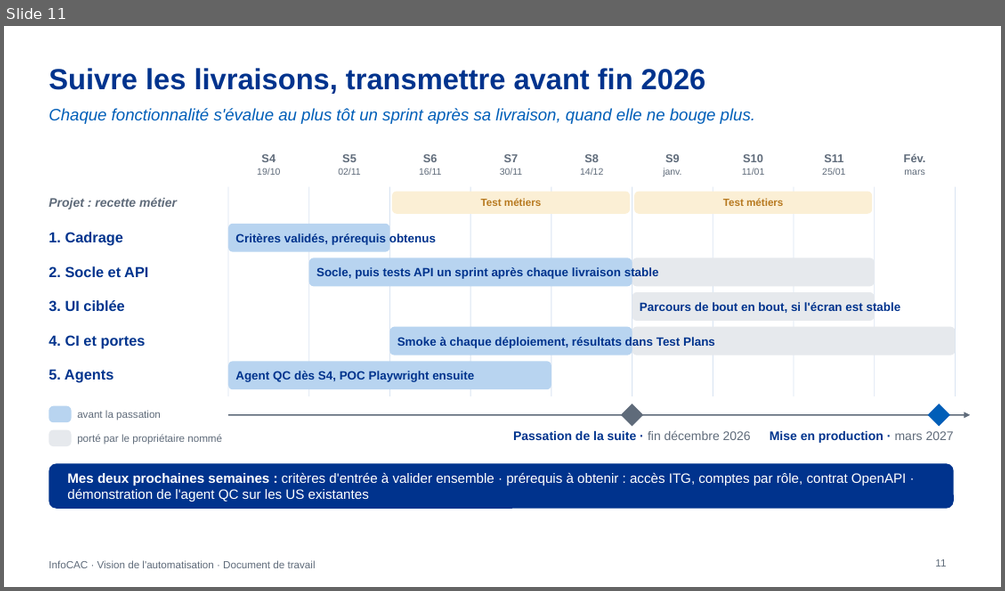
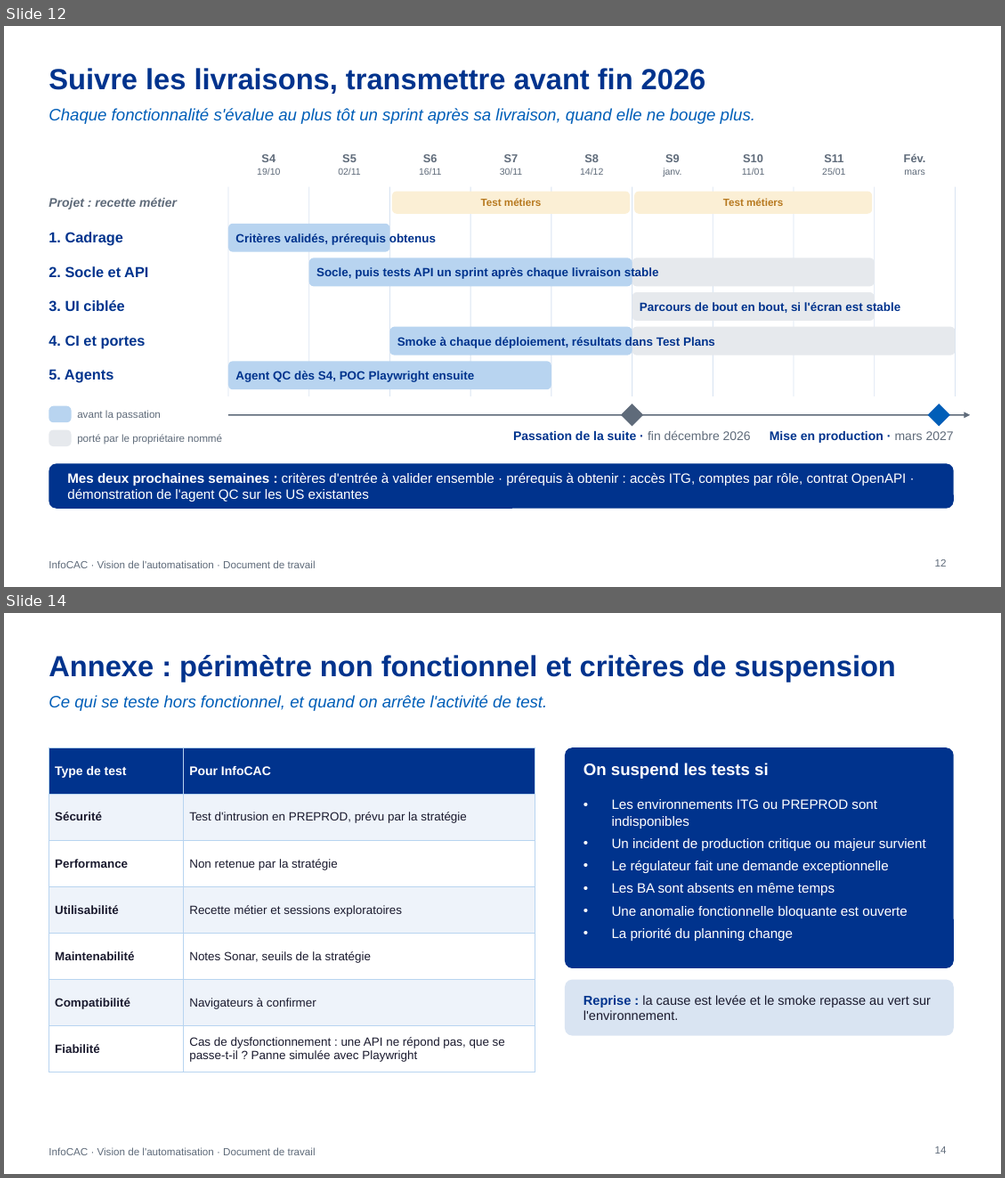
Before and after one commit to DauraRady/Travaux-QA, a slide deck: doc/InfoCAC-vision-automatisation-IA.pptx. Shown one above the other, each under a label of ours: slide 11 before the commit, slides 12 and 14 after it; the slides between them are not shown. The pictures are 1005x591 and 1005x1178 pixels, drawn with LibreOffice and Linux fonts; fonts in the diff are those of the drawing. Boxes give left, top, right and bottom in pixels: in the first picture for what was removed or moved away, otherwise in the second. Text is boxed around its words. In the diff, an @@ line names an element or a change of style, - is before the commit and + after.

```diff
--- a/doc/InfoCAC-vision-automatisation-IA.pptx
+++ b/doc/InfoCAC-vision-automatisation-IA.pptx
@@ slide 14 added at box(4, 613, 1001, 1174), background #FFFFFF; not listed: 1 template element that a slide beside it also shows @@
@@ title added at box(48, 655, 896, 682), 28 pt, text #00338D, bold @@
+Annexe : périmètre non fonctionnel et critères de suspension
@@ text added at box(48, 695, 547, 711), 16 pt, text #005EB8, italic @@
+Ce qui se teste hors fonctionnel, et quand on arrête l'activité de test.
@@ table added at box(48, 747, 535, 1065), 7 rows, 2 columns @@
+Type de test | Pour InfoCAC
+Sécurité | Test d'intrusion en PREPROD, prévu par la stratégie
+Performance | Non retenue par la stratégie
+Utilisabilité | Recette métier et sessions exploratoires
+Maintenabilité | Notes Sonar, seuils de la stratégie
+Compatibilité | Navigateurs à confirmer
+Fiabilité | Cas de dysfonctionnement : une API ne répond pas, que se passe-t-il ? Panne simulée avec Playwright
@@ rounded rectangle added at box(565, 747, 954, 968), fill #00338D @@
@@ text added at box(583, 763, 769, 779), 16 pt, text #FFFFFF, bold @@
+On suspend les tests si
@@ text added at box(612, 799, 926, 941), 13 pt, text #FFFFFF @@
+• Les environnements ITG ou PREPROD sont indisponibles
+• Un incident de production critique ou majeur survient
+• Le régulateur fait une demande exceptionnelle
+• Les BA sont absents en même temps
+• Une anomalie fonctionnelle bloquante est ouverte
+• La priorité du planning change
@@ rounded rectangle added at box(565, 980, 954, 1036), fill #D9E4F2 @@
@@ text added at box(583, 995, 930, 1020), 12.5 pt, text #1A1A2E @@
+Reprise : la cause est levée et le smoke repasse au vert sur l'environnement.
@@ page number added at box(935, 1146, 947, 1153), 10 pt, text #5F6B7A @@
+14
@@ what was slide 11 is now slide 12 @@
@@ page number at box(935, 559, 947, 566): text changed @@
-11
+12
```
Also in this commit, not shown: 2 slides changed, 3 other slides added, 11 other files.
